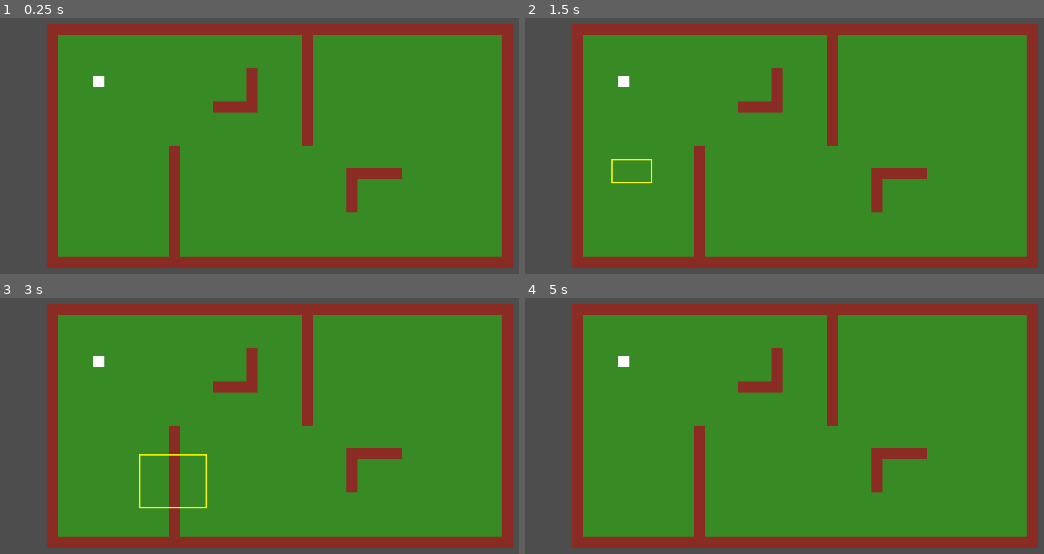
Above: before the commit, frames 1-4 (two rows, left to right).
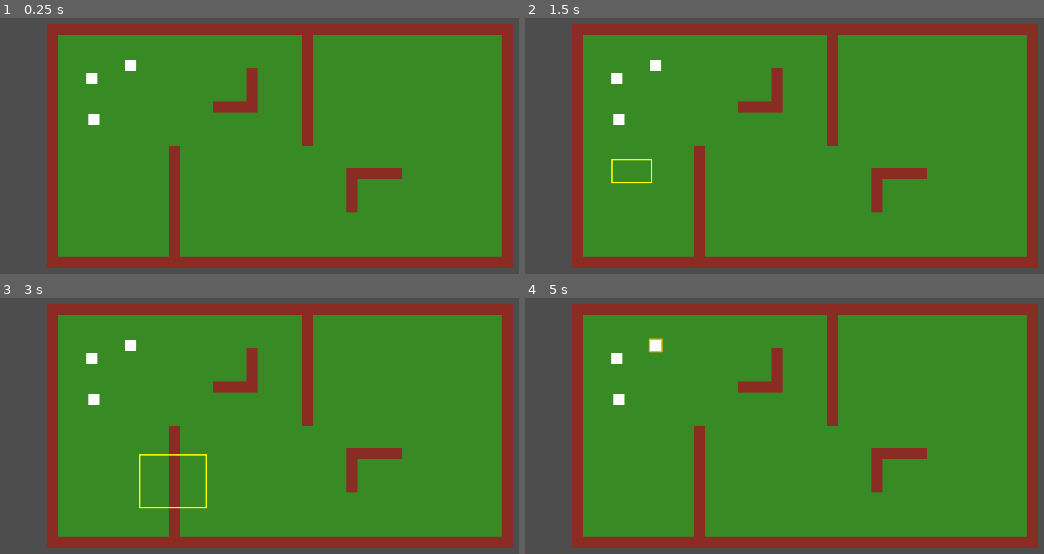
Above: after the commit, the same moments.

Repository: mojunikatowynick/RTS-TEST
Game: Godot game, scene res://scene/main.tscn
Same seed, same stepped clock (60 frames per second), same inputs: the game is played once before the commit and once after it.
Inputs (mouse positions are in pixels of both pictures, inside the frame that each line leads up to):
- Up to frame 1 (0.25 s): no input
- Up to frame 2 (1.5 s): tap Enter at 0.5 s; move the mouse to (945, 115) at 0.52 s; click (945, 115) at 0.67 s; tap Space at 1.25 s; drag from (613, 158) to (732, 227) at 1.27 s
- Up to frame 3 (3 s): move the mouse to (326, 318) at 2.02 s; click (326, 318) at 2.17 s; tap Enter at 2.75 s; drag from (207, 507) to (5, 349) at 2.77 s
- Up to frame 4 (5 s): move the mouse to (1012, 484) at 3.52 s; click (1012, 484) at 3.67 s; tap Space at 4.25 s; drag from (530, 349) to (649, 305) at 4.27 s

The runs differ from the first frame. In frame 1, 0.3% of the frame differs, in the area x 16-27%, y 16-42%; in frame 2, 0.3%; in frame 3, 0.3%; in frame 4, 0.4%, in the area x 16-27%, y 15-42%.
Error before the commit: Attempt to call function 'get_overlapping_bodies' in base 'null instance' on a null instance. (res://scene/bob.gd:45)

Commit message:
initial done
no avoidance

Diff:
--- a/project.godot
+++ b/project.godot
@@ -17,4 +17,5 @@
 
 [rendering]
 
+textures/canvas_textures/default_texture_filter=3
 renderer/rendering_method="mobile"
--- a/scene/Active.gd
+++ b/scene/Active.gd
@@ -2,10 +2,23 @@
 class_name  Active
 
 @export var player: CharacterBody2D
-@export var active_rec: Polygon2D
 
 func Enter():
-	active_rec.visible = true
+	player.active_rec.visible = true
+	player.navigation_agent_2d.path_desired_distance = 4.0
+	player.navigation_agent_2d.target_desired_distance = 4.0
 
 func Physics_update(delta: float):
-	pass
+	if player.selected == false:
+		Transitioned.emit(self, "StandBy")
+
+	if player.target:
+		player.move_and_slide()
+		var next_path_pos: Vector2 = player.navigation_agent_2d.get_next_path_position()
+		var direction: Vector2 = (next_path_pos - player.global_position).normalized()
+		player.navigation_agent_2d.target_position = player.target
+		player.velocity = direction * player.speed
+		if player.velocity.length() > 0:
+			player.rotation = player.velocity.angle()
+		if player.position.distance_to(player.target) < player.target_radius:
+			player.target = null
--- a/scene/StandBy.gd
+++ b/scene/StandBy.gd
@@ -1,5 +1,11 @@
 extends State
 class_name  StandBy
 
+@export var player: CharacterBody2D
 
-@export var player: CharacterBody2D
+func Enter():
+	player.active_rec.visible = false
+
+func Physics_update(delta: float):
+	if player.selected:
+		Transitioned.emit(self, "Active")
--- a/scene/bob.gd
+++ b/scene/bob.gd
@@ -1,6 +1,12 @@
 extends CharacterBody2D
 
 @export var speed = 100  # movement speed
+@export var active_rec: Polygon2D
+
+@onready var State_machine = $StateMachine
+@onready var navigation_agent_2d = $NavigationAgent2D
+@onready var detect = $Detect
+
 var av = Vector2.ZERO  # avoidance vector
 var avoid_weight = 0.1  # how strongly to avoid other units
 var target_radius = 50  # stop when this close to target
@@ -10,41 +16,13 @@
 	set = set_target
 
 func _ready():
-	# Make each unit's material unique
-	$Sprite2D.material = $Sprite2D.material.duplicate()
+	pass
 
-func _physics_process(delta):
-	velocity = Vector2.ZERO
-	if target:
-		# Move toward the target
-		velocity = position.direction_to(target)
-		# Stop moving when reaching the target
-		if position.distance_to(target) < target_radius:
-			target = null
-	av = avoid()
-	# Add an avoidance vector to move away from other units
-	velocity = (velocity + av * avoid_weight).normalized() * speed
-	if velocity.length() > 0:
-		rotation = velocity.angle()
-	move_and_collide(velocity * delta)
+#func _physics_process(delta):
+
 
 func set_selected(value):
-	# Toggle the outline
 	selected = value
-	if selected:
-		$Sprite2D.material.set_shader_parameter("aura_width", 1)
-	else:
-		$Sprite2D.material.set_shader_parameter("aura_width", 0)
 
 func set_target(value):
 	target = value
-
-func avoid():
-	# Finds a vector that points away from other units
-	var result = Vector2.ZERO
-	var neighbors = $Detect.get_overlapping_bodies()
-	if neighbors:
-		for n in neighbors:
-			result += n.position.direction_to(position)
-		result /= neighbors.size()
-	return result.normalized()
--- /dev/null
+++ b/scene/bob.gdshader
@@ -0,0 +1,13 @@
+shader_type canvas_item;
+
+void vertex() {
+	// Called for every vertex the material is visible on.
+}
+
+void fragment() {
+	// Called for every pixel the material is visible on.
+}
+
+void light() {
+	// Called for every pixel for every light affecting the CanvasItem.
+}
--- a/scene/bob.tscn
+++ b/scene/bob.tscn
@@ -6,15 +6,13 @@
 [ext_resource type="Script" path="res://scene/Active.gd" id="3_hqjt0"]
 [ext_resource type="Script" path="res://scene/StandBy.gd" id="4_5nah0"]
 
-[sub_resource type="RectangleShape2D" id="RectangleShape2D_jf15f"]
-size = Vector2(16, 16)
+[sub_resource type="CircleShape2D" id="CircleShape2D_ek6rb"]
 
-[sub_resource type="ShaderMaterial" id="ShaderMaterial_r7lqy"]
-
-[node name="bob" type="CharacterBody2D"]
+[node name="bob" type="CharacterBody2D" node_paths=PackedStringArray("active_rec") groups=["Unit"]]
 collision_layer = 2
 collision_mask = 3
 script = ExtResource("1_517lk")
+active_rec = NodePath("ActiveRec")
 
 [node name="ActiveRec" type="Polygon2D" parent="."]
 visible = false
@@ -24,21 +22,27 @@
 polygon = PackedVector2Array(9, -9, 9, 9, -13, 9, -13, -9, -13, -9)
 
 [node name="CollisionShape2D" type="CollisionShape2D" parent="."]
-shape = SubResource("RectangleShape2D_jf15f")
+shape = SubResource("CircleShape2D_ek6rb")
 
 [node name="Sprite2D" type="Sprite2D" parent="."]
-material = SubResource("ShaderMaterial_r7lqy")
 texture = ExtResource("2_4o4qt")
 
 [node name="StateMachine" type="Node" parent="." node_paths=PackedStringArray("initial_state")]
 script = ExtResource("2_oyyjj")
 initial_state = NodePath("StandBy")
 
-[node name="Active" type="Node" parent="StateMachine" node_paths=PackedStringArray("player", "active_rec")]
+[node name="Active" type="Node" parent="StateMachine" node_paths=PackedStringArray("player")]
 script = ExtResource("3_hqjt0")
 player = NodePath("../..")
-active_rec = NodePath("../../ActiveRec")
 
 [node name="StandBy" type="Node" parent="StateMachine" node_paths=PackedStringArray("player")]
 script = ExtResource("4_5nah0")
 player = NodePath("../..")
+
+[node name="NavigationAgent2D" type="NavigationAgent2D" parent="."]
+path_desired_distance = 0.1
+target_desired_distance = 0.1
+path_postprocessing = 1
+avoidance_enabled = true
+radius = 71.9
+debug_enabled = true
--- a/scene/main.gd
+++ b/scene/main.gd
@@ -2,22 +2,27 @@
 
 var dragging = false  # are we currently dragging?
 var selected = []  # array of selected units
+var units = []
 var drag_start = Vector2.ZERO  # location where the drag begian
 var select_rect = RectangleShape2D.new()
 
+func _ready():
+	units = $Units.get_children()
+
 func _unhandled_input(event):
+	selection(event)
+	target(event)
+
+func selection(event):
 	if event is InputEventMouseButton and event.button_index == MOUSE_BUTTON_LEFT:
 		if event.pressed:
 			# If the mouse was clicked and nothing is selected, start dragging
-			if selected.size() == 0:
+			#if selected.size() == 0:
+				for item in units:
+					item.selected = false
 				dragging = true
 				drag_start = event.position
-			# Otherwise a click tells the selected units to move
-			else:
-				for item in selected:
-					item.collider.target = event.position
-					item.collider.selected = false
-				selected = []
+			## Otherwise a click tells the selected units to move
 		# If the mouse is released and is dragging, stop dragging and select the units
 		elif dragging:
 			dragging = false
@@ -32,10 +37,17 @@
 			selected = space.intersect_shape(q)
 			for item in selected:
 				item.collider.selected = true
+
 	if event is InputEventMouseMotion and dragging:
 		queue_redraw()
 
+func target(event):
+	if event is InputEventMouseButton and event.button_index == MOUSE_BUTTON_RIGHT:
+		if event.pressed:
+			for item in selected:
+				item.collider.target = event.position
+				print(item.collider.target)
+
 func _draw():
 	if dragging:
-		draw_rect(Rect2(drag_start, get_global_mouse_position() - drag_start),
-				Color.YELLOW, false, 2.0)
+		draw_rect(Rect2(drag_start, get_global_mouse_position() - drag_start), Color.YELLOW, false, 2.0)
--- a/scene/main.tscn
+++ b/scene/main.tscn
@@ -11,5 +11,13 @@
 z_index = -1
 layer_0/tile_data = PackedInt32Array(720915, 0, 0, 786451, 0, 0, 851987, 0, 0, 917523, 0, 0, 983059, 0, 0, 1048595, 0,  …(13525 unchanged characters)…
 
-[node name="bob" parent="." instance=ExtResource("2_3hvni")]
-position = Vector2(363, 243)
+[node name="Units" type="Node2D" parent="."]
+
+[node name="bob" parent="Units" instance=ExtResource("2_3hvni")]
+position = Vector2(353, 239)
+
+[node name="bob3" parent="Units" instance=ExtResource("2_3hvni")]
+position = Vector2(409, 220)
+
+[node name="bob2" parent="Units" instance=ExtResource("2_3hvni")]
+position = Vector2(356, 298)
Binary file changed: graphic/bob.png
Not shown: 1 places in scene/bob.tscn that only renumber resources
Not shown, added: graphic/bob.png~
Not shown, added: scene/bob900C.tmp
